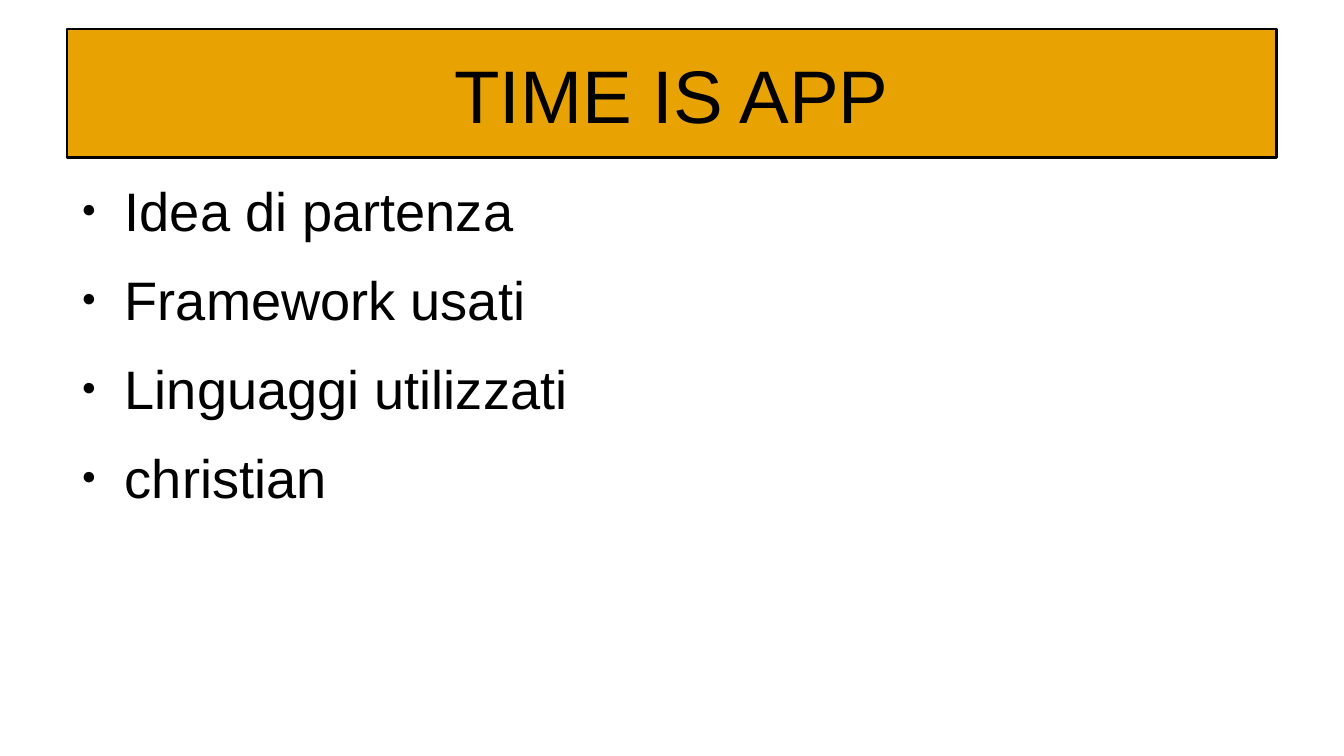
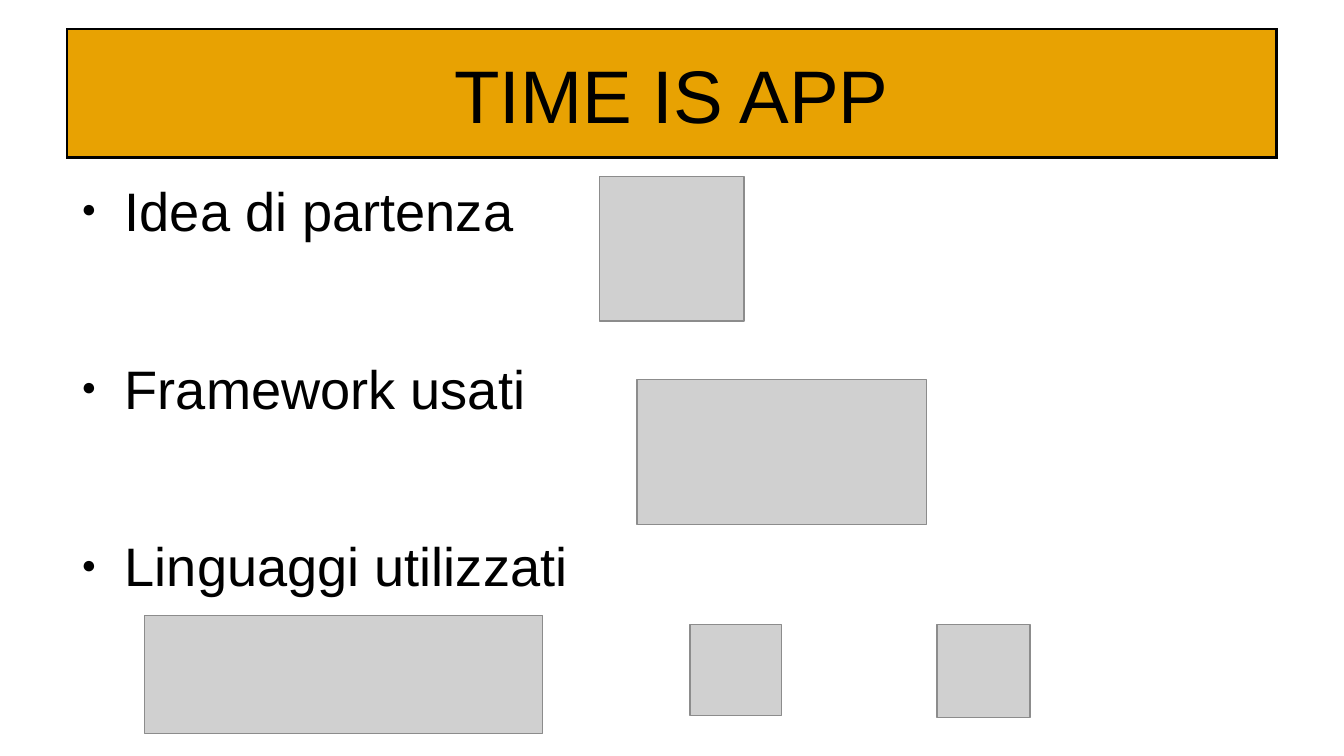
Before and after one commit to Kilne/Progetto_TecWeb, a slide deck: slide 2 of Relazioni/Maiuri.odp. Drawn at 1344x756 pixels with LibreOffice and Linux fonts; fonts in the diff are those of the drawing; grey boxes stand for pictures. Boxes give left, top, right and bottom in pixels: in the first picture for what was removed or moved away, otherwise in the second. Text is boxed around its words. In the diff, an @@ line names an element or a change of style, - is before the commit and + after.

```diff
--- a/Relazioni/Maiuri.odp
+++ b/Relazioni/Maiuri.odp
@@ text "Idea di partenza" at (x1=125, y1=191, x2=568, y2=596): indent changed @@
@@ picture added at (x1=600, y1=177, x2=744, y2=321) @@
@@ picture added at (x1=637, y1=379, x2=927, y2=524) @@
@@ text at (x1=125, y1=458, x2=327, y2=499): paragraph removed @@
-● christian
@@ picture added at (x1=145, y1=616, x2=544, y2=734) @@
@@ picture added at (x1=690, y1=624, x2=782, y2=716) @@
@@ picture added at (x1=938, y1=624, x2=1031, y2=717) @@
```
Also in this commit, not shown: 8 other slides changed.
